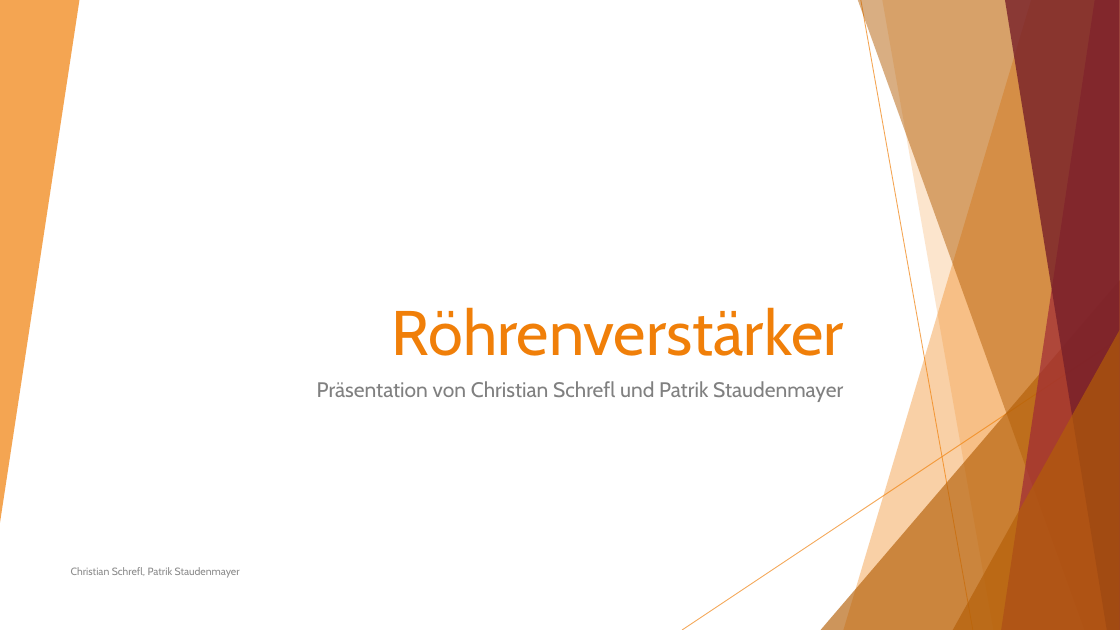
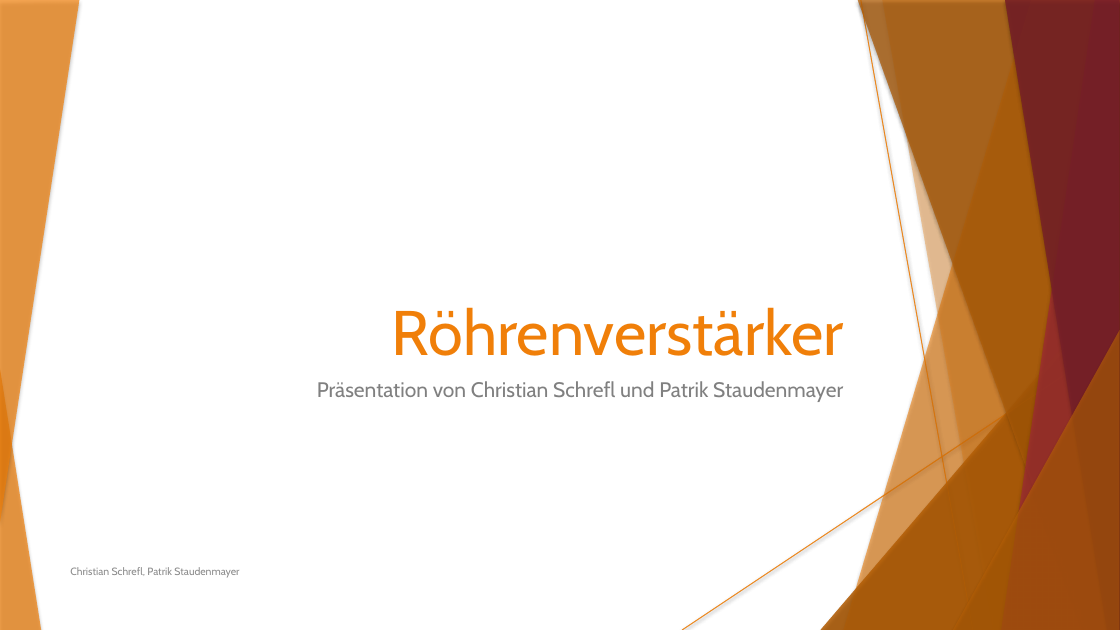
Before and after one commit to Staudi14/tube-amplifier, a slide deck: slide 1 of Präsentation/Staudenmayer_Schrefl_ProjektRöhrenverstärker.pptx. Drawn at 1120x630 pixels with LibreOffice and Linux fonts; fonts in the diff are those of the drawing. Boxes give left, top, right and bottom in pixels: in the first picture for what was removed or moved away, otherwise in the second. Text is boxed around its words. In the diff, an @@ line names an element or a change of style, - is before the commit and + after.

```diff
--- a/Präsentation/Staudenmayer_Schrefl_ProjektRöhrenverstärker.pptx
+++ b/Präsentation/Staudenmayer_Schrefl_ProjektRöhrenverstärker.pptx
@@ line (861, 0) - (973, 630): stroke #F07F09 0.75 pt to #F07F09 0.74 pt @@
@@ freeform shape at (x1=882, y1=0, x2=1120, y2=630): shadow on; outline redrawn @@
@@ line (1120, 339) - (682, 630): stroke #F07F09 0.75 pt to #F07F09 0.74 pt @@
@@ shadow on in 7 elements at (x1=0, y1=0, x2=79, y2=523), (x1=844, y1=0, x2=1120, y2=630), (x1=821, y1=280, x2=1120, y2=630), (x1=858, y1=0, x2=1120, y2=630), (x1=1002, y1=0, x2=1120, y2=630), (x1=1005, y1=0, x2=1120, y2=630), (x1=953, y1=330, x2=1120, y2=630) @@
@@ group added at (x1=682, y1=0, x2=1120, y2=630): 5 freeform shapes, 2 lines, 2 triangles @@
@@ triangle added at (x1=0, y1=369, x2=41, y2=630), fill #F07F09 at 70% opacity @@
@@ text "Christian Schrefl, Patrik Staudenmayer" at (x1=70, y1=567, x2=239, y2=578): text colour #8C8C8C to #8B8B8B @@
```
Also in this commit, not shown: 17 other slides changed, 2 slides added.
